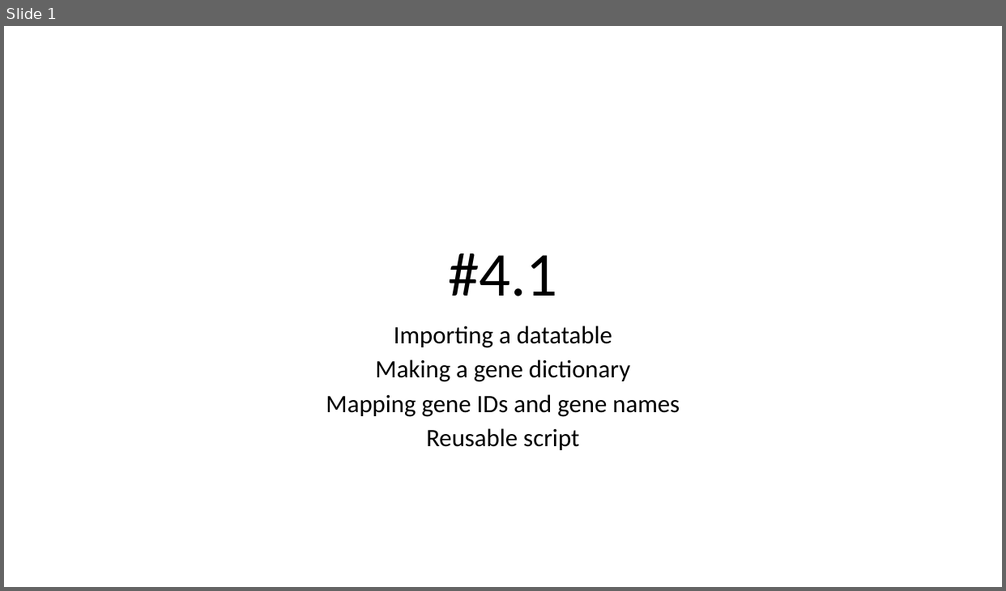
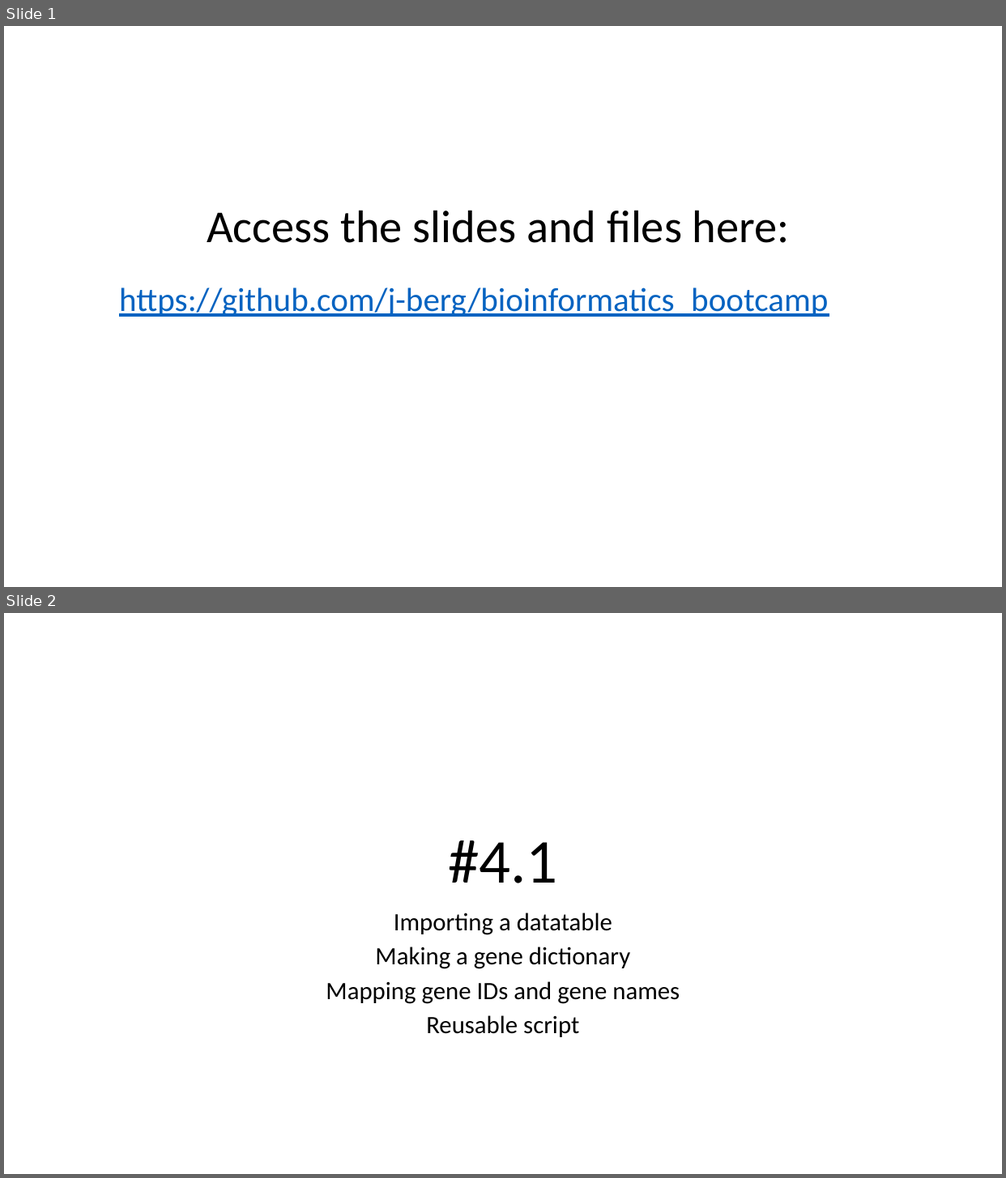
Before and after one commit to j-berg/bioinformatics-bootcamp, a slide deck: class_4_1/class_4_1.pptx. Shown one above the other, each under a label of ours: slide 1 before the commit, slides 1 and 2 after it. The pictures are 1006x591 and 1006x1178 pixels, drawn with LibreOffice and Linux fonts; fonts in the diff are those of the drawing. Boxes give left, top, right and bottom in pixels: in the first picture for what was removed or moved away, otherwise in the second. Text is boxed around its words. In the diff, an @@ line names an element or a change of style, - is before the commit and + after.

```diff
--- a/class_4_1/class_4_1.pptx
+++ b/class_4_1/class_4_1.pptx
@@ slide 1 added at (x1=4, y1=26, x2=1002, y2=587), background #FFFFFF @@
@@ title added at (x1=206, y1=210, x2=790, y2=243), 44 pt, text #000000 @@
+Access the slides and files here:
@@ text added at (x1=119, y1=288, x2=828, y2=317), 32 pt, text #0563C1, underline @@
+https://github.com/j-berg/bioinformatics_bootcamp
@@ what was slide 1 is now slide 2 @@
```
Also in this commit, not shown: 9 other slides added, 5 other files.
